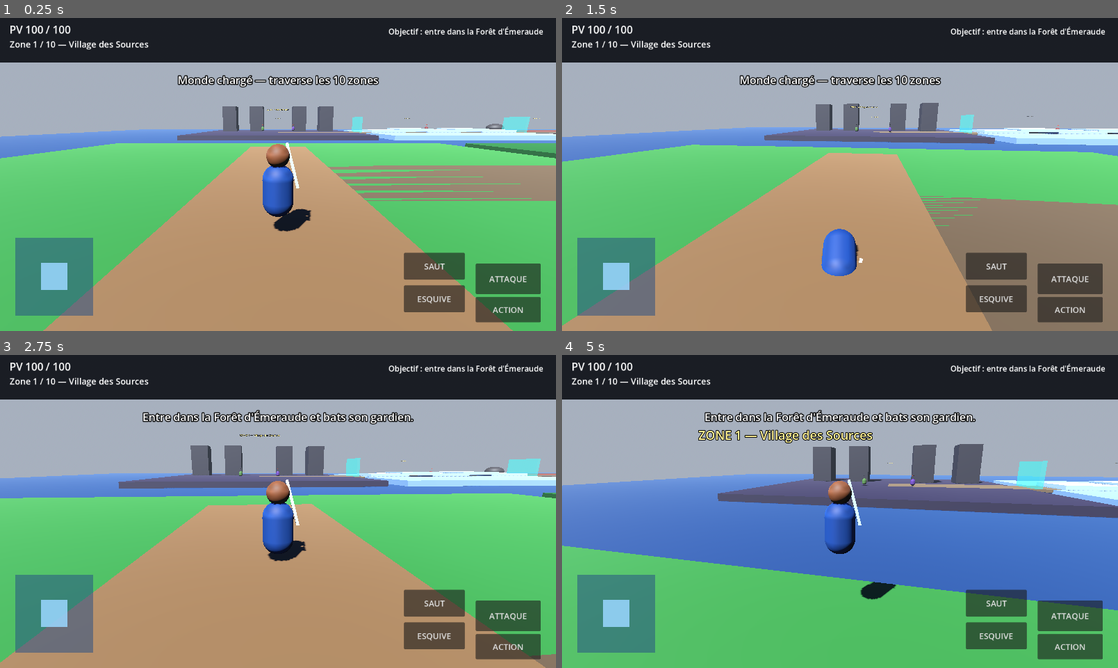
Above: before the commit, frames 1-4 (two rows, left to right).
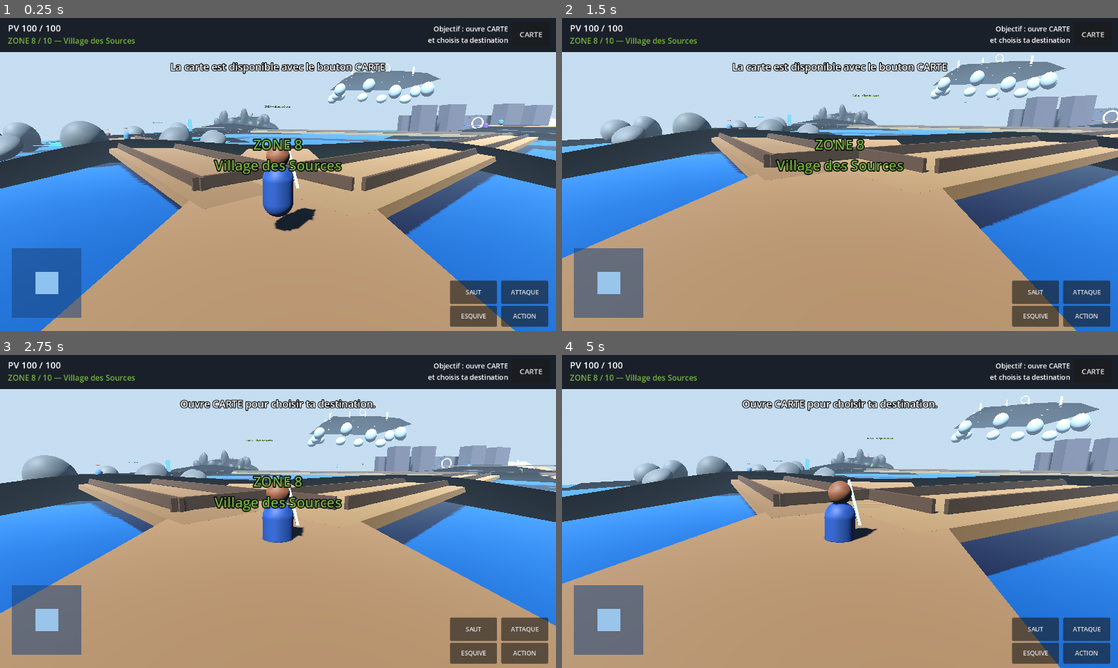
Above: after the commit, the same moments.

Repository: Chasmet/Zelda-like
Game: Godot game, scene res://scenes/main.tscn
Two runs of this game, one before a commit and one after it. Both use one fixed random seed, a clock stepped at 60 frames per second and the inputs below. Sound files missing from this copy of the repository are replaced by a short silence.
Inputs (mouse positions are in pixels of both pictures, inside the frame that each line leads up to):
- Up to frame 1 (0.25 s): no input
- Up to frame 2 (1.5 s): tap Enter at 0.5 s; move the mouse to (867, 174) at 0.52 s; hold W (move_forward) from 0.53 s (still down); tap F (attack) at 0.6 s; click (867, 174) at 0.67 s; tap Space (jump) at 0.77 s; move the mouse to (812, 174) at 1.27 s; tap Shift (dodge) at 1.35 s
- Up to frame 3 (2.75 s): keep holding W (move_forward); tap Space (jump) at 1.52 s; move the mouse to (289, 505) at 2.02 s; tap E (interact) at 2.1 s
- Up to frame 4 (5 s): keep holding W (move_forward); move the mouse to (834, 517) at 2.77 s; tap Ctrl (sprint) at 2.85 s; click (834, 517) at 2.92 s; tap Space (jump) at 3.02, 3.77, 4.52 s; move the mouse to (878, 514) at 3.52 s; tap Z at 3.6 s; move the mouse to (795, 508) at 4.27 s; tap Q at 4.35 s

The runs differ from the first frame. In frame 1, 65% of the frame differs, in the area x 0-100%, y 2-100%; in frame 2, 65%; in frame 3, 62%; in frame 4, 88%.

Commit message:
Use the map-driven relief world as the main scene

Diff:
--- a/scenes/main.tscn
+++ b/scenes/main.tscn
@@ -1,6 +1,6 @@
 [gd_scene load_steps=2 format=3]
 
-[ext_resource type="Script" path="res://scripts/main_stable.gd" id="1_main"]
+[ext_resource type="Script" path="res://scripts/main_worldmap.gd" id="1_main"]
 
-[node name="ZeldaLikeTenZonesStable" type="Node3D"]
+[node name="SkypieaWorldMapRelief" type="Node3D"]
 script = ExtResource("1_main")
